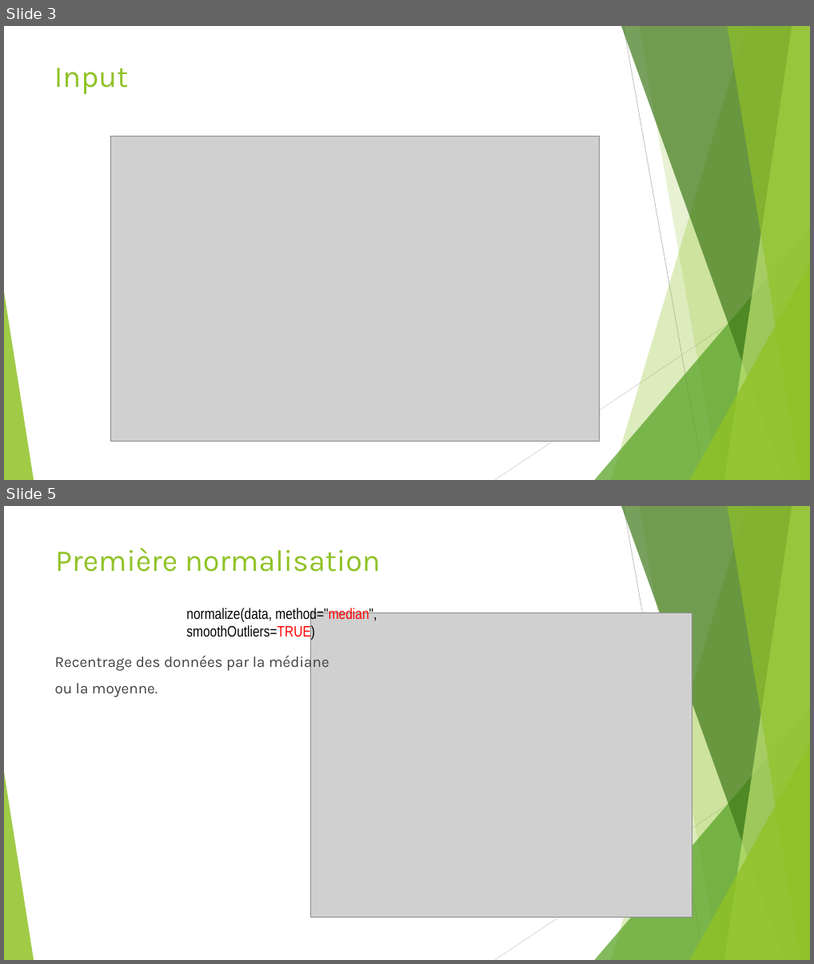
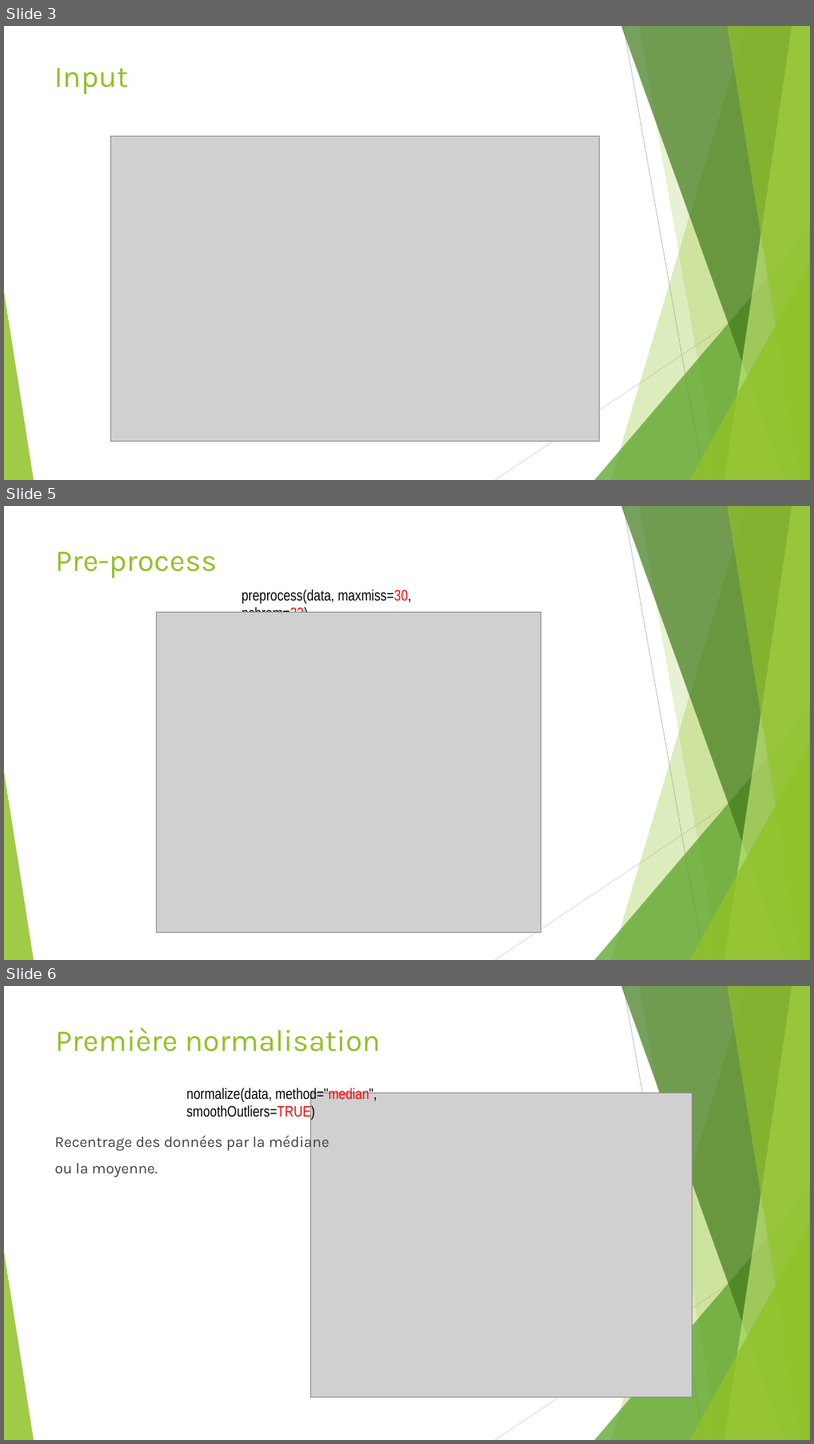
Before and after one commit to Elie-Bordron/DEA-dataviz, a slide deck: docs/docs_I_made/slides/CGHcall.pptx. Shown one above the other, each under a label of ours: slides 3 and 5 before the commit, slides 3, 5 and 6 after it; the slides between them are not shown. The pictures are 814x964 and 814x1444 pixels, drawn with LibreOffice and Linux fonts; fonts in the diff are those of the drawing; grey boxes stand for pictures. Boxes give left, top, right and bottom in pixels: in the first picture for what was removed or moved away, otherwise in the second. Text is boxed around its words. In the diff, an @@ line names an element or a change of style, - is before the commit and + after.

```diff
--- a/docs/docs_I_made/slides/CGHcall.pptx
+++ b/docs/docs_I_made/slides/CGHcall.pptx
@@ slide 5 added at box(4, 506, 810, 960), background #FFFFFF; not listed: 10 template elements that a slide beside it also shows @@
@@ title added at box(55, 552, 217, 578), 36 pt, text #90C226 @@
+Pre-process
@@ text added at box(242, 589, 412, 612), 18 pt, text #000000 @@
+preprocess(data, maxmiss=30, nchrom=22)
@@ picture added at box(157, 612, 541, 932) @@
@@ what was slide 5 is now slide 6 @@
```
Also in this commit, not shown: 1 slide changed, 4 other slides added, 1 slide removed, 16 other files.
